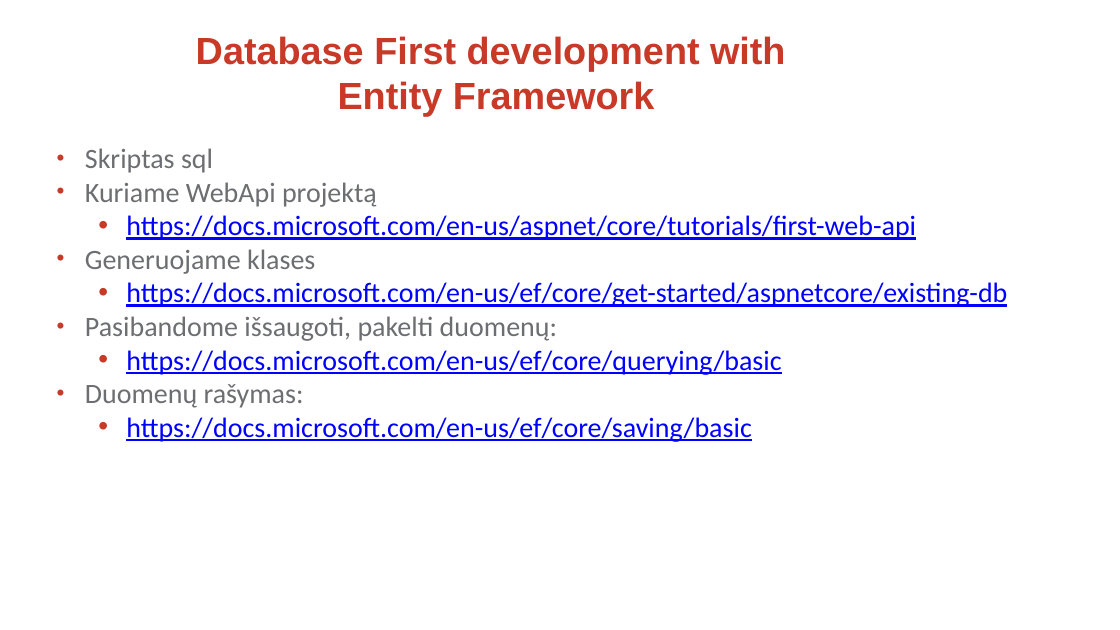
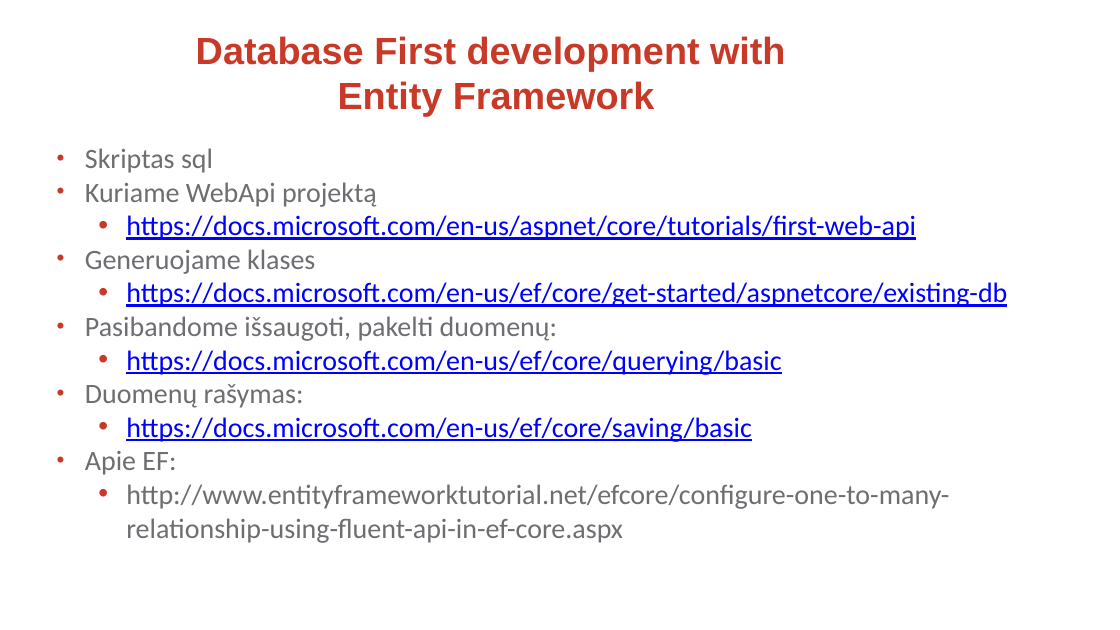
Before and after one commit to KestutisMatavicius/NRD_Akademija_2018_Pavasaris_Kaunas, a slide deck: slide 11 of kma_EF.pptx. Drawn at 1120x630 pixels with LibreOffice and Linux fonts; fonts in the diff are those of the drawing; background and template pictures are left out. Boxes give left, top, right and bottom in pixels: in the first picture for what was removed or moved away, otherwise in the second. Text is boxed around its words. In the diff, an @@ line names an element or a change of style, - is before the commit and + after.

Commit message:
Papildyta

```diff
--- a/kma_EF.pptx
+++ b/kma_EF.pptx
@@ subtitle at bbox=[85, 451, 949, 543]: paragraphs added @@
+• Apie EF:
+  • http://www.entityframeworktutorial.net/efcore/configure-one-to-many-relationship-using-fluent-api-in-ef-core.aspx
```
